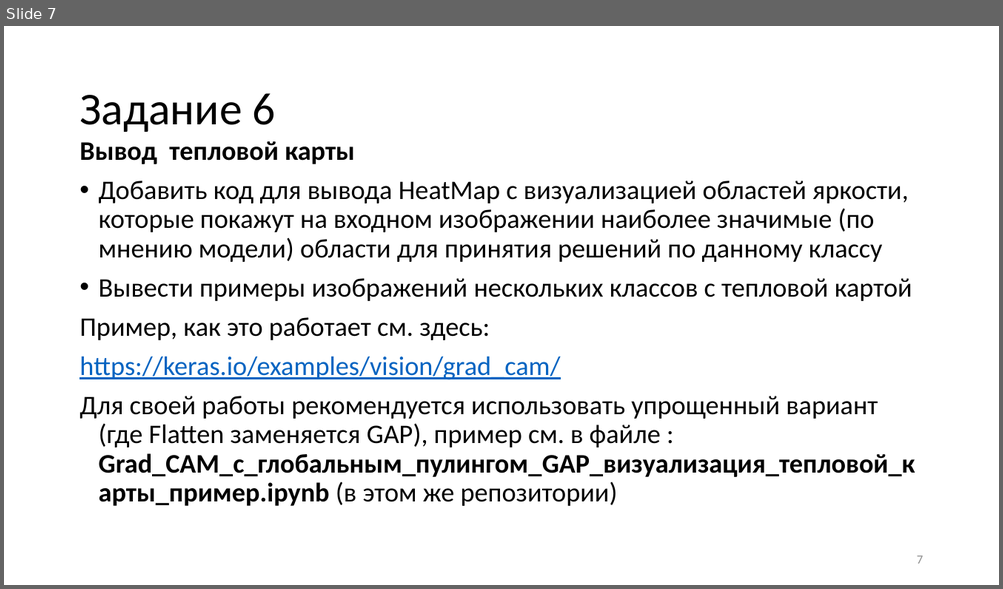
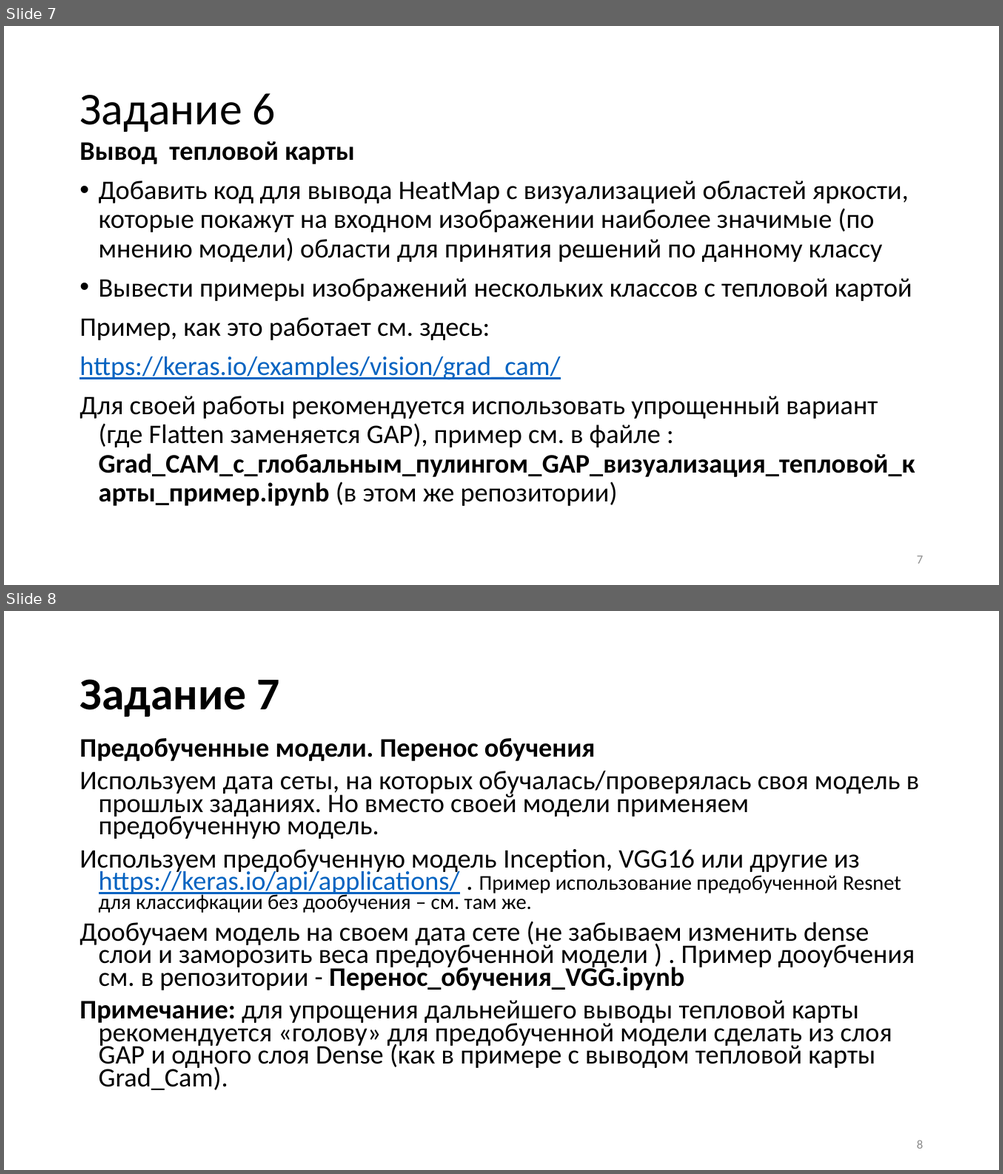
Before and after one commit to itc202/praktik, a slide deck: Нейросети_2024_практические_less2.pptx. Shown one above the other, each under a label of ours: slide 7 before the commit, slides 7 and 8 after it. The pictures are 1003x589 and 1003x1174 pixels, drawn with LibreOffice and Linux fonts; fonts in the diff are those of the drawing. Boxes give left, top, right and bottom in pixels: in the first picture for what was removed or moved away, otherwise in the second. Text is boxed around its words. In the diff, an @@ line names an element or a change of style, - is before the commit and + after.

```diff
--- a/Нейросети_2024_практические_less2.pptx
+++ b/Нейросети_2024_практические_less2.pptx
@@ slide 8 added at <box>4,611,999,1170</box>, background #FFFFFF @@
@@ title added at <box>79,679,279,717</box>, 44 pt, text #000000, bold @@
+Задание 7
@@ text added at <box>79,738,919,1091</box>, 25.9 pt, text #000000 @@
+Предобученные модели. Перенос обучения
+Используем дата сеты, на которых обучалась/проверялась своя модель в прошлых заданиях. Но вместо своей модели применяем предобученную модель.
+Используем предобученную модель Inception, VGG16 или другие из https://keras.io/api/applications/ . Пример использование предобученной Resnet для классифкации без дообучения – см. там же.
+Дообучаем модель на своем дата сете (не забываем изменить dense слои и заморозить веса предоубченной модели ) . Пример дооубчения см. в репозитории - Перенос_обучения_VGG.ipynb
+Примечание: для упрощения дальнейшего выводы тепловой карты рекомендуется «голову» для предобученной модели сделать из слоя GAP и одного слоя Dense (как в примере с выводом тепловой карты Grad_Cam).
@@ page number added at <box>916,1140,922,1149</box>, 12 pt, text #8C8C8C @@
+8
```
Also in this commit, not shown: 3 other slides added.
